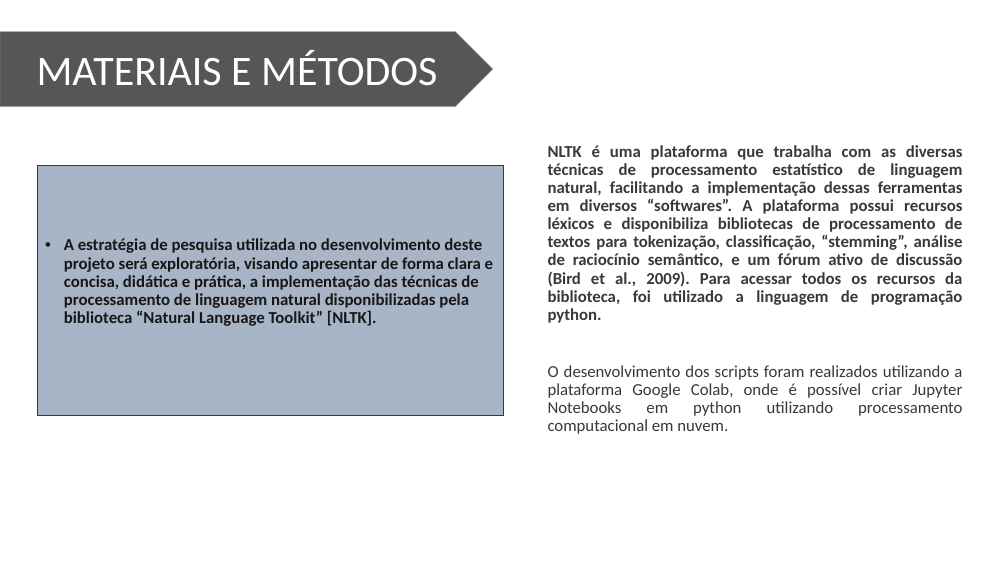
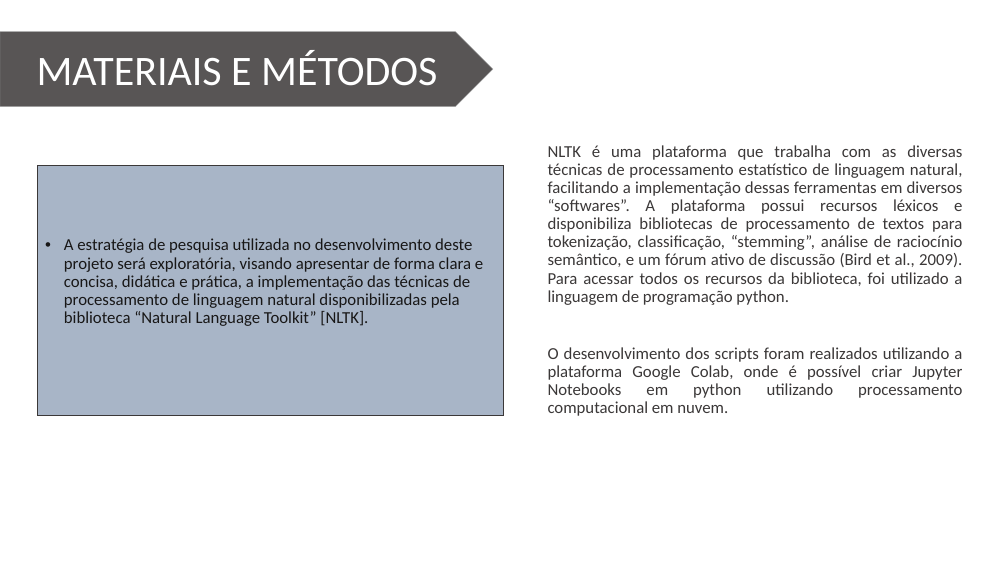
Before and after one commit to Wiryco/Natural-Language-Analysis-And-Processing, a slide deck: slide 4 of Apresentação TCC - Vinícius Andrade Lopes.pptx. Drawn at 1008x567 pixels with LibreOffice and Linux fonts; fonts in the diff are those of the drawing; background and template pictures are left out. Boxes give left, top, right and bottom in pixels: in the first picture for what was removed or moved away, otherwise in the second. Text is boxed around its words. In the diff, an @@ line names an element or a change of style, - is before the commit and + after.

```diff
--- a/Apresentação TCC - Vinícius Andrade Lopes.pptx
+++ b/Apresentação TCC - Vinícius Andrade Lopes.pptx
@@ text at <box>548,145,963,305</box>: bold off in "NLTK é uma plataforma que trabalha com ..." @@
@@ rectangle "A estratégia de pesquisa utilizada ..." at <box>38,166,504,416</box>: bold off @@
```
Also in this commit, not shown: 4 other slides changed, 3 slides added.
